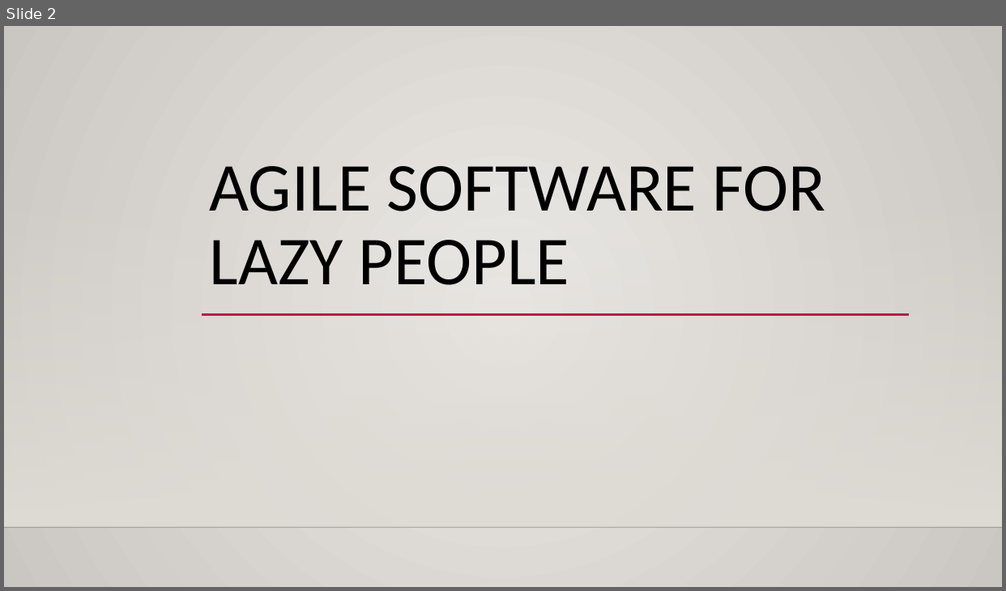
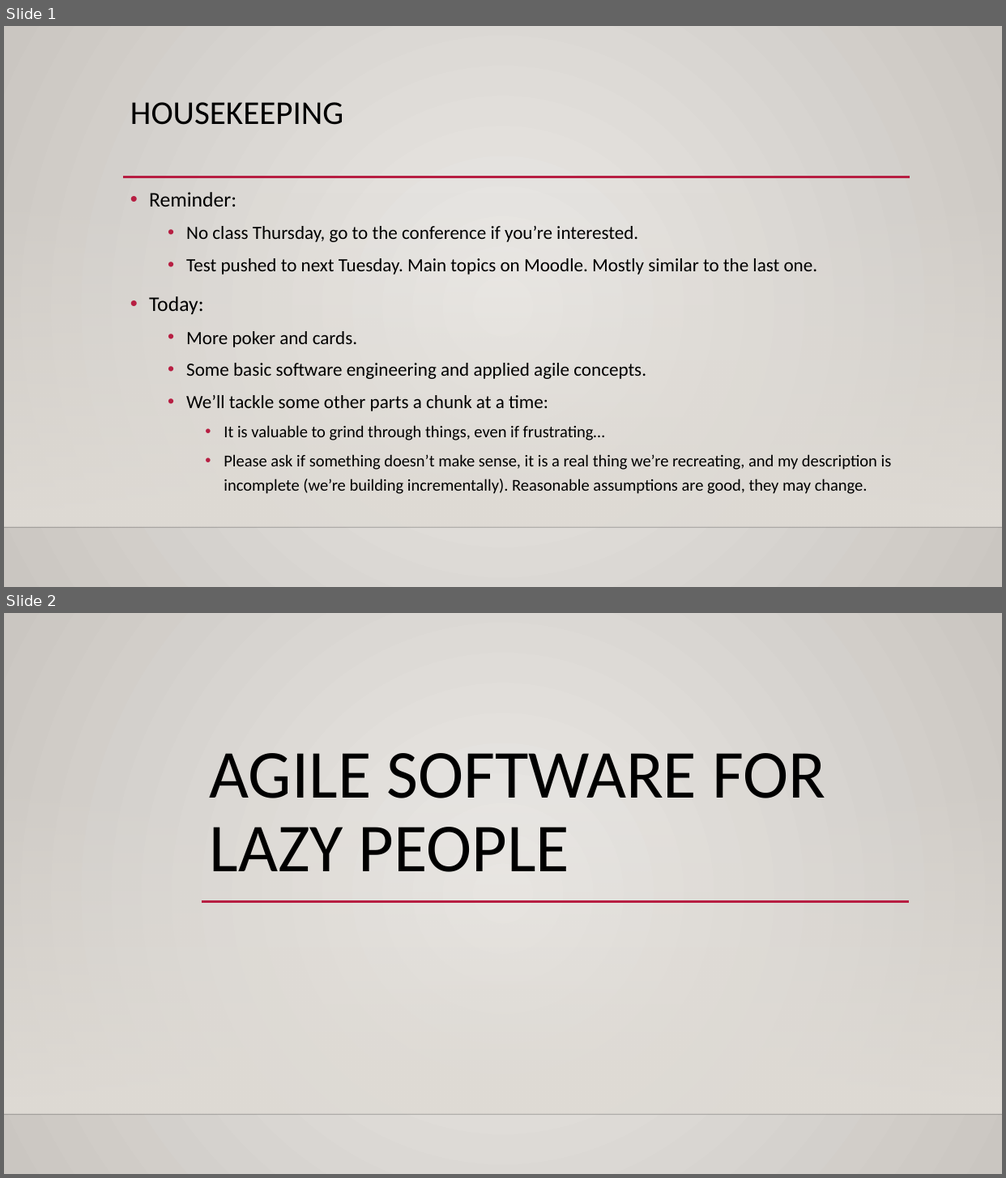
Before and after one commit to okohnkay/Programming_Basics_for_ML, a slide deck: course_material/slides/018_cards_2.pptx. Shown one above the other, each under a label of ours: slide 2 before the commit, slides 1 and 2 after it. The pictures are 1006x591 and 1006x1178 pixels, drawn with LibreOffice and Linux fonts; fonts in the diff are those of the drawing; background and template pictures are left out. Boxes give left, top, right and bottom in pixels: in the first picture for what was removed or moved away, otherwise in the second. Text is boxed around its words. In the diff, an @@ line names an element or a change of style, - is before the commit and + after.

```diff
--- a/course_material/slides/018_cards_2.pptx
+++ b/course_material/slides/018_cards_2.pptx
@@ slide 1 added at (4, 26, 1002, 587), background gradient #ECEAE7 to #CAC7C1; not listed: 2 template elements that a slide beside it also shows @@
@@ title added at (130, 102, 343, 125), 32 pt, text #000000 @@
+HOUSEKEEPING
@@ line added from (123, 177) to (910, 177), #B71E42 2.5 pt @@
@@ text added at (149, 192, 892, 494), 18 pt, text #000000 @@
+• Reminder:
+  • No class Thursday, go to the conference if you’re interested.
+  • Test pushed to next Tuesday. Main topics on Moodle. Mostly similar to the last one.
+• Today:
+  • More poker and cards.
+  • Some basic software engineering and applied agile concepts.
+  • We’ll tackle some other parts a chunk at a time:
+    • It is valuable to grind through things, even if frustrating…
+    • Please ask if something doesn’t make sense, it is a real thing we’re recreating, and my description is incomplete (we’re building incrementally). Reasonable assumptions are good, they may change.
```
Also in this commit, not shown: 1 other slide added, 1 slide removed, 1 other file.
